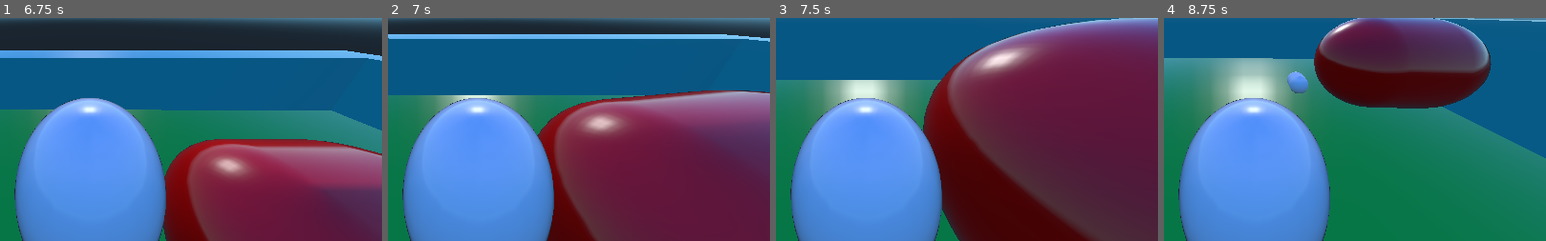
Above: before the commit, frames 1-4 (left to right).
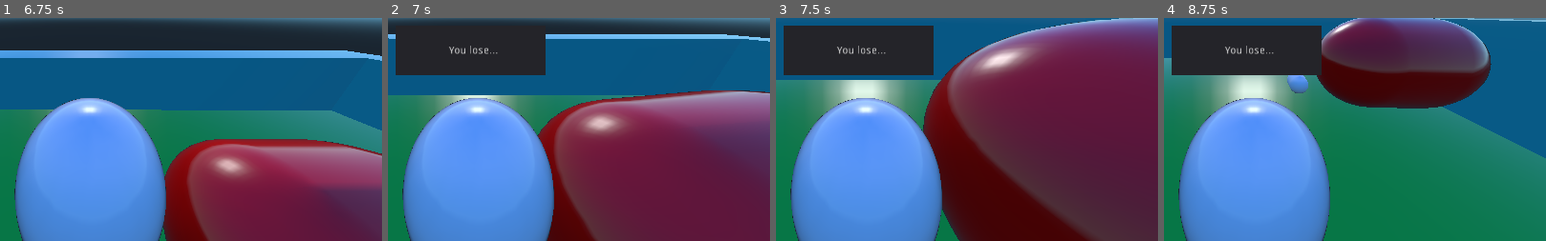
Above: after the commit, the same moments.

Repository: gorRgolem/wildjam_10-2018
Game: Godot game, scene res://Main.tscn
Same seed, same stepped clock (60 frames per second), same inputs: the game is played once before the commit and once after it.
Inputs:
- Up to frame 1 (6.75 s): tap Enter at 0.5 s; hold Up (ui_up) 0.53-2.03 s; tap Space at 0.77, 1.52, 3.02, 3.77, 4.52, 6.02 s; hold Left (ui_left) 2.03-3.53 s; hold Down (ui_down) 3.53-4.28 s; hold Right (ui_right) 4.28-5.03 s; hold Up (ui_up) 5.03-5.78 s; hold Right (ui_right) from 5.78 s (still down)
- Up to frame 2 (7 s): keep holding Right (ui_right); tap Space at 6.77 s
- Up to frame 3 (7.5 s): keep holding Right (ui_right)
- Up to frame 4 (8.75 s): tap Space at 7.52 s; release Right (ui_right) at 8.03 s; hold Down (ui_down) from 8.03 s (still down)
The pictures show only the part of the screen within x 38-88%, y 40-90%; the shares and areas given below are measured in that part.

Frame 1 is identical in both runs. In frame 2, 7.2% of the frame differs, in the area x 2-42%, y 7-26%; in frame 3, 8.7%, in the area x 2-42%, y 3-26%; in frame 4, 8.7%.

Commit message:
Show win/ lose conditions to the user

Diff:
--- /dev/null
+++ b/Main.gd
@@ -0,0 +1,24 @@
+extends Spatial
+
+# class member variables go here, for example:
+# var a = 2
+# var b = "textvar"
+
+func _ready():
+	$Panel.hide()
+	$Panel2.hide()
+
+#func _process(delta):
+#	# Called every frame. Delta is time since last frame.
+#	# Update game logic here.
+#	pass
+
+
+func _on_Area_body_entered(body):
+	if body is KinematicBody:
+		$Panel.show()
+
+
+func _on_Area2_body_entered(body):
+	if body is KinematicBody:
+		$Panel2.show()
--- a/Main.tscn
+++ b/Main.tscn
@@ -1,48 +1,60 @@
-[gd_scene load_steps=8 format=2]
-
-[ext_resource path="res://Floor.tscn" type="PackedScene" id=1]
-[ext_resource path="res://Walls.tscn" type="PackedScene" id=2]
-[ext_resource path="res://Egg.tscn" type="PackedScene" id=3]
-[ext_resource path="res://Egg.gd" type="Script" id=4]
-[ext_resource path="res://Player.tscn" type="PackedScene" id=5]
-[ext_resource path="res://Player.gd" type="Script" id=6]
-[ext_resource path="res://Enemy.tscn" type="PackedScene" id=7]
-
-[node name="Main" type="Spatial"]
+[gd_scene load_steps=11 format=2]
+
+[ext_resource path="res://Main.gd" type="Script" id=1]
+[ext_resource path="res://Floor.tscn" type="PackedScene" id=2]
+[ext_resource path="res://Walls.tscn" type="PackedScene" id=3]
+[ext_resource path="res://Egg.tscn" type="PackedScene" id=4]
+[ext_resource path="res://Egg.gd" type="Script" id=5]
+[ext_resource path="res://Player.tscn" type="PackedScene" id=6]
+[ext_resource path="res://Player.gd" type="Script" id=7]
+[ext_resource path="res://Enemy.tscn" type="PackedScene" id=8]
+
+[sub_resource type="CapsuleShape" id=1]
+
+radius = 1.0
+height = 1.0
+
+[sub_resource type="CapsuleShape" id=2]
+
+radius = 1.0
+height = 1.0
+
+[node name="Main" type="Spatial" index="0"]
 
 transform = Transform( -2.8213e-07, 0, 1, 0, 1, 0, -1, 0, -2.8213e-07, 0, 0, 0 )
-_sections_unfolded = [ "Transform" ]
-
-[node name="Floor" parent="." index="0" instance=ExtResource( 1 )]
-
-[node name="Walls" parent="." index="1" instance=ExtResource( 2 )]
+script = ExtResource( 1 )
+_sections_unfolded = [ "Transform" ]
+
+[node name="Floor" parent="." index="0" instance=ExtResource( 2 )]
+
+[node name="Walls" parent="." index="1" instance=ExtResource( 3 )]
 
 transform = Transform( 1, 0, 0, 0, 1, 0, 0, 0, 1, -9.5, 1.5, 0 )
 
-[node name="Walls2" parent="." index="2" instance=ExtResource( 2 )]
+[node name="Walls2" parent="." index="2" instance=ExtResource( 3 )]
 
 transform = Transform( 1, 0, 0, 0, 1, 0, 0, 0, 1, 9.5, 1.5, 0 )
 
-[node name="Walls3" parent="." index="3" instance=ExtResource( 2 )]
+[node name="Walls3" parent="." index="3" instance=ExtResource( 3 )]
 
 transform = Transform( -1.62921e-07, 0, 1, 0, 1, 0, -1, 0, -1.62921e-07, 0, 1.5, 9.5 )
 _sections_unfolded = [ "Transform" ]
 
-[node name="Walls4" parent="." index="4" instance=ExtResource( 2 )]
+[node name="Walls4" parent="." index="4" instance=ExtResource( 3 )]
 
 transform = Transform( -1.62921e-07, 0, 1, 0, 1, 0, -1, 0, -1.62921e-07, 0, 1.5, -9.5 )
 _sections_unfolded = [ "Transform" ]
 
-[node name="Egg" parent="." index="5" instance=ExtResource( 3 )]
+[node name="Egg" parent="." index="5" instance=ExtResource( 4 )]
 
 transform = Transform( -4.07302e-08, 0, 0.25, 0, 0.25, 0, -0.25, 0, -4.07302e-08, 5.97499, 0.768978, 5.71718 )
-script = ExtResource( 4 )
-
-[node name="Player" parent="." index="6" instance=ExtResource( 5 )]
+script = ExtResource( 5 )
+
+[node name="Player" parent="." index="6" instance=ExtResource( 6 )]
 
 transform = Transform( 0.5, 0, 2.65432e-14, 2.65431e-14, 8.14603e-08, -0.5, 0, 0.5, 8.14603e-08, 0.494893, 1.25591, -0.549923 )
-script = ExtResource( 6 )
-_sections_unfolded = [ "Collision", "Transform" ]
+script = ExtResource( 7 )
+_sections_unfolded = [ "Collision", "Transform", "collision" ]
 
 [node name="Camera" type="Camera" parent="Player" index="2"]
 
@@ -60,8 +72,151 @@
 near = 0.05
 far = 100.0
 
-[node name="Enemy" parent="." index="7" instance=ExtResource( 7 )]
+[node name="Enemy" parent="." index="7" instance=ExtResource( 8 )]
 
 transform = Transform( 1, 0, 0, 0, 1, 0, 0, 0, 1, 5.5, 1.5, 2.5 )
 
+[node name="Panel" type="Panel" parent="." index="8"]
+
+anchor_left = 0.0
+anchor_top = 0.0
+anchor_right = 0.0
+anchor_bottom = 0.0
+margin_left = 405.0
+margin_top = 250.0
+margin_right = 605.0
+margin_bottom = 317.0
+rect_pivot_offset = Vector2( 0, 0 )
+rect_clip_content = false
+mouse_filter = 0
+mouse_default_cursor_shape = 0
+size_flags_horizontal = 1
+size_flags_vertical = 1
+
+[node name="Label" type="Label" parent="Panel" index="0"]
+
+anchor_left = 0.0
+anchor_top = 0.0
+anchor_right = 0.0
+anchor_bottom = 0.0
+margin_left = 71.0
+margin_top = 27.0
+margin_right = 124.0
+margin_bottom = 41.0
+rect_pivot_offset = Vector2( 0, 0 )
+rect_clip_content = false
+mouse_filter = 2
+mouse_default_cursor_shape = 0
+size_flags_horizontal = 1
+size_flags_vertical = 4
+text = "You win!"
+percent_visible = 1.0
+lines_skipped = 0
+max_lines_visible = -1
+
+[node name="Panel2" type="Panel" parent="." index="9"]
+
+anchor_left = 0.0
+anchor_top = 0.0
+anchor_right = 0.0
+anchor_bottom = 0.0
+margin_left = 405.0
+margin_top = 250.0
+margin_right = 605.0
+margin_bottom = 317.0
+rect_pivot_offset = Vector2( 0, 0 )
+rect_clip_content = false
+mouse_filter = 0
+mouse_default_cursor_shape = 0
+size_flags_horizontal = 1
+size_flags_vertical = 1
+
+[node name="Label" type="Label" parent="Panel2" index="0"]
+
+anchor_left = 0.0
+anchor_top = 0.0
+anchor_right = 0.0
+anchor_bottom = 0.0
+margin_left = 71.0
+margin_top = 27.0
+margin_right = 124.0
+margin_bottom = 41.0
+rect_pivot_offset = Vector2( 0, 0 )
+rect_clip_content = false
+mouse_filter = 2
+mouse_default_cursor_shape = 0
+size_flags_horizontal = 1
+size_flags_vertical = 4
+text = "You lose..."
+percent_visible = 1.0
+lines_skipped = 0
+max_lines_visible = -1
+
+[node name="Area" type="Area" parent="." index="10"]
+
+transform = Transform( -4.07302e-08, 0, 0.25, 0, 0.25, 0, -0.25, 0, -4.07302e-08, 5.94709, 0.840706, 5.71035 )
+input_ray_pickable = false
+input_capture_on_drag = false
+space_override = 0
+gravity_point = false
+gravity_distance_scale = 0.0
+gravity_vec = Vector3( 0, -1, 0 )
+gravity = 9.8
+linear_damp = 0.1
+angular_damp = 1.0
+priority = 0.0
+monitoring = true
+monitorable = true
+collision_layer = 1
+collision_mask = 1
+audio_bus_override = false
+audio_bus_name = "Master"
+reverb_bus_enable = false
+reverb_bus_name = "Master"
+reverb_bus_amount = 0.0
+reverb_bus_uniformity = 0.0
+_sections_unfolded = [ "Transform" ]
+
+[node name="CollisionShape" type="CollisionShape" parent="Area" index="0"]
+
+shape = SubResource( 1 )
+disabled = false
+_sections_unfolded = [ "Transform" ]
+
+[node name="Area2" type="Area" parent="." index="11"]
+
+transform = Transform( 1, 0, 0, 0, 1, 0, 0, 0, 1, -0.033864, 0, -9.55406e-09 )
+input_ray_pickable = false
+input_capture_on_drag = false
+space_override = 0
+gravity_point = false
+gravity_distance_scale = 0.0
+gravity_vec = Vector3( 0, -1, 0 )
+gravity = 9.8
+linear_damp = 0.1
+angular_damp = 1.0
+priority = 0.0
+monitoring = true
+monitorable = true
+collision_layer = 1
+collision_mask = 1
+audio_bus_override = false
+audio_bus_name = "Master"
+reverb_bus_enable = false
+reverb_bus_name = "Master"
+reverb_bus_amount = 0.0
+reverb_bus_uniformity = 0.0
+_sections_unfolded = [ "Transform" ]
+
+[node name="CollisionShape" type="CollisionShape" parent="Area2" index="0"]
+
+transform = Transform( 1.1, 0, 0, 0, 1.1, 0, 0, 0, 1.1, 5.50425, 1.48702, 2.58296 )
+shape = SubResource( 2 )
+disabled = false
+_sections_unfolded = [ "Transform" ]
+
 [connection signal="body_entered" from="Egg" to="Egg" method="_on_Egg_body_entered"]
+
+[connection signal="body_entered" from="Area" to="." method="_on_Area_body_entered"]
+
+[connection signal="body_entered" from="Area2" to="." method="_on_Area2_body_entered"]
